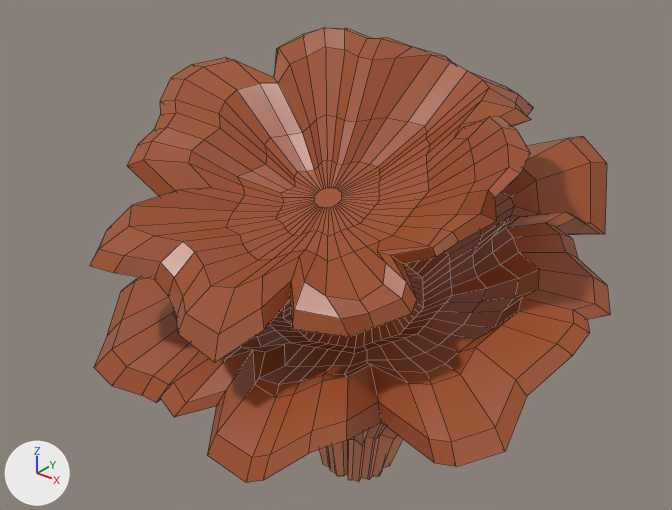
Before and after pictures for a commit that changed the FBX model Assets/Models/DoubleReef_01.fbx.
Before and after are seen from a 50 mm camera at (10.89, -13.64, 13.44) aimed at (-0.04, 0.03, 4.97). Every picture has the same lights, and +X, +Y and +Z are marked at lower left. Mesh edges are drawn as thin lines.

Names of what the first picture shows: 'Double Chanderelle'.
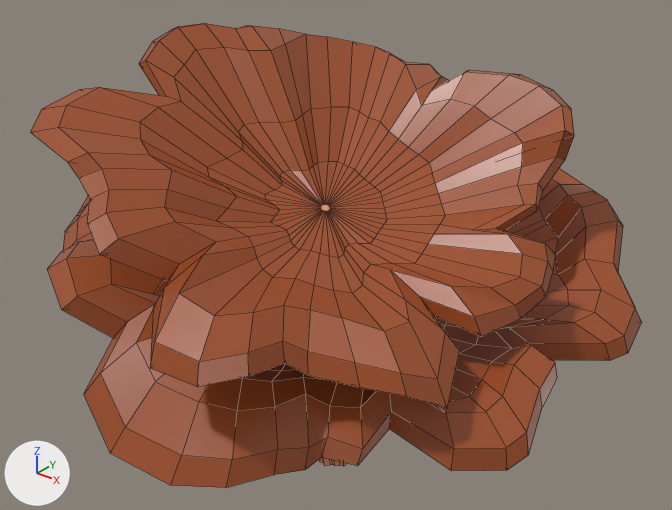
The change, as a diff of the scene's bpy script:
```diff
--- a/Assets/Models/DoubleReef_01.fbx.py
+++ b/Assets/Models/DoubleReef_01.fbx.py
@@ me_cylinder_006 @@
 # used by ob_double_chanderelle; location = (0.0, 0.0, 0.0)
-me_cylinder_006.from_pydata(...)  # 1150 vertices, 1102 faces; spans x -4.57..5.75, y -5.07..5.5, z -0.02..9.12
+me_cylinder_006.from_pydata(...)  # 1150 vertices, 1102 faces; spans x -544.1..585.55, y -0.57..940.41, z -606.55..594.37
+# me_cylinder_006 part 1: 1150 of 1150 vertices moved; they spanned x -4.57..5.75, y -5.07..5.5, z -0.02..9.12 and now span x -544.1..585.55, y -0.57..940.41, z -606.55..594.37; mean shift (25.49, 517.61, 30.35); largest move (-4.21, 0.19, 8.29) -> (-358.33, 843.22, 412.72)
 me_cylinder_006.materials.append(mat_double_chanterelle_main)
@@ ob_double_chanderelle @@
 ob_double_chanderelle.location = (0.0, 0.0, 0.0)
+ob_double_chanderelle.rotation_euler = (1.571, 0.0, 0.0)  # degrees (90, 0, 0)
+ob_double_chanderelle.scale = (0.01, 0.01, 0.01)
```

What differs and where, as boxes (x1, y1, x2, y2) in the pictures (672 x 510 px):
'Double Chanderelle', reshaped, turned, rescaled: before (90, 27, 610, 483); after (30, 23, 641, 488)
